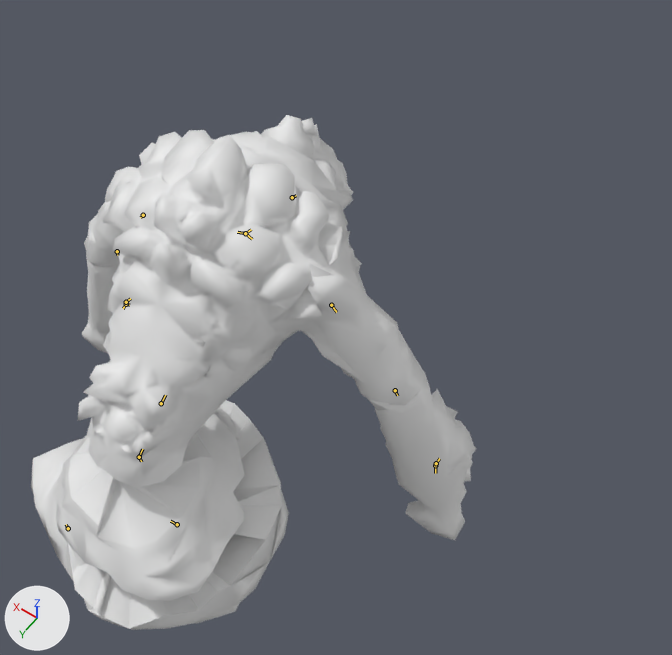
What one commit did to the Blender file assets-src/rooms/tavern/creature-clips/LavaSpawn.blend.
Both versions are drawn from a 50 mm lens placed at (-0.951, 1.17, 2.533), pointed at (-0.169, 0.076, 0.814). Lighting does not change. The marker at lower left points along +X, +Y and +Z. The picture after the commit comes second. Both versions are drawn at frame 14 of the action 'SitSlap'; the numbers are the values there. The bones that bend it are drawn over the model as lines.

The first picture shows 'LavaSpawnSourceMesh'.
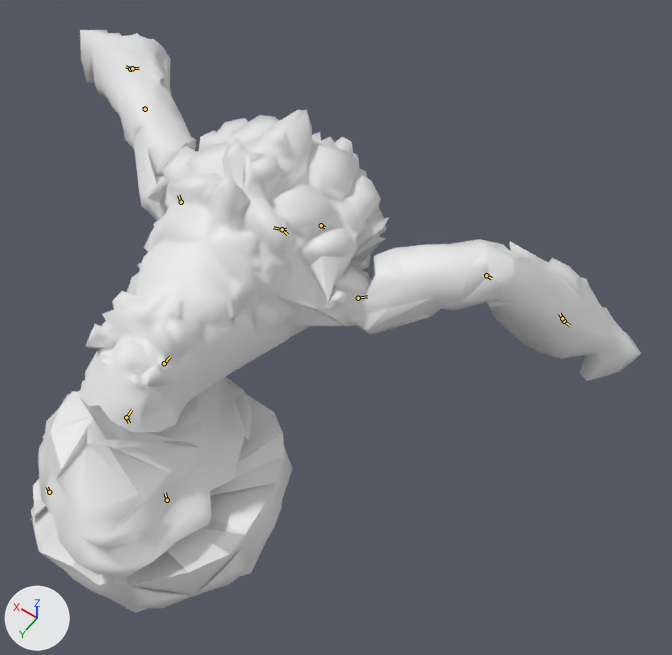
Location of each change, [x1, y1, x2, y2] in pixels of the pictures (672 x 655 px):
'LavaSpawnSourceMesh', posed (37% wider, 13% taller)
    before: [31, 115, 476, 630]
    after: [31, 30, 641, 613]
bone 'master', root to tip
    before: (68, 528) to (66, 524)
    after: (49, 492) to (47, 487)
bone 'tail1', root to tip
    before: (139, 457) to (141, 461)
    after: (126, 417) to (129, 423)
bone 'tail2', root to tip
    before: (177, 524) to (170, 521)
    after: (167, 500) to (165, 493)
bone 'spine', root to tip
    before: (139, 457) to (142, 449)
    after: (126, 417) to (132, 409)
bone 'chest', root to tip
    before: (161, 403) to (165, 395)
    after: (164, 363) to (170, 356)
bone 'head', root to tip
    before: (292, 197) to (296, 195)
    after: (321, 225) to (325, 227)
bone 'arm1.L', root to tip
    before: (143, 215) to (140, 217)
    after: (181, 202) to (178, 195)
bone 'arm2.L', root to tip
    before: (117, 251) to (117, 255)
    after: (145, 109) to (144, 106)
bone 'arm1.R', root to tip
    before: (331, 305) to (336, 312)
    after: (358, 298) to (367, 296)
bone 'arm2.R', root to tip
    before: (395, 390) to (397, 395)
    after: (486, 275) to (491, 278)

Patch to the scene script:
```diff
--- a/assets-src/rooms/tavern/creature-clips/LavaSpawn.blend.py
+++ b/assets-src/rooms/tavern/creature-clips/LavaSpawn.blend.py
@@ bone_master @@
 bone_master = bpy.data.objects['LavaSpawn'].pose.bones['master']
-bone_master.location = (0.0, 0.381, 0.241)
+bone_master.location = (0.0, 0.539, 0.241)
@@ bone_tail1 @@
 bone_tail1 = bpy.data.objects['LavaSpawn'].pose.bones['tail1']  # child of 'master'
-bone_tail1.rotation_quaternion = (0.383, 0.0, -0.918, 0.101)  # degrees (15, -135, -6)
+bone_tail1.rotation_quaternion = (0.577, 0.0, -0.812, 0.09)  # degrees (25, -110, -17)
@@ bone_tail2 @@
 bone_tail2 = bpy.data.objects['LavaSpawn'].pose.bones['tail2']  # child of 'tail1'
-bone_tail2.rotation_quaternion = (0.301, 0.0, 0.0, 0.954)  # degrees (0, 0, 145)
+bone_tail2.rotation_quaternion = (0.449, 0.0, 0.0, 0.893)  # degrees (0, 0, 127)
@@ bone_spine @@
 bone_spine = bpy.data.objects['LavaSpawn'].pose.bones['spine']  # child of 'master'
-bone_spine.rotation_quaternion = (1.0, 0.0, 0.0, 0.0)  # degrees (0, 0, 0)
+bone_spine.rotation_quaternion = (0.975, -0.224, 0.0, 0.0)  # degrees (-26, 0, 0)
@@ bone_chest @@
 bone_chest = bpy.data.objects['LavaSpawn'].pose.bones['chest']  # child of 'spine'
-bone_chest.rotation_quaternion = (0.999, 0.0, 0.018, 0.028)  # degrees (0, 2, 3)
+bone_chest.rotation_quaternion = (1.0, 0.013, 0.0, 0.0)  # degrees (2, 0, 0)
@@ bone_head @@
 bone_head = bpy.data.objects['LavaSpawn'].pose.bones['head']  # child of 'neck'
-bone_head.rotation_quaternion = (1.0, 0.0, 0.0, 0.0)  # degrees (0, 0, 0)
+bone_head.rotation_quaternion = (0.987, 0.0, 0.131, -0.096)  # degrees (-1, 15, -11)
@@ bone_arm1_l @@
 bone_arm1_l = bpy.data.objects['LavaSpawn'].pose.bones['arm1.L']  # child of 'shoulder.L'
-bone_arm1_l.rotation_quaternion = (0.976, -0.026, -0.118, -0.179)  # degrees (-1, -14, -21)
+bone_arm1_l.rotation_quaternion = (0.677, 0.578, -0.199, -0.41)  # degrees (75, 12, -53)
@@ bone_arm2_l @@
 bone_arm2_l = bpy.data.objects['LavaSpawn'].pose.bones['arm2.L']  # child of 'arm1.L'
-bone_arm2_l.rotation_quaternion = (0.924, -0.057, 0.107, 0.363)  # degrees (-2, 14, 43)
+bone_arm2_l.rotation_quaternion = (0.928, -0.197, 0.05, 0.313)  # degrees (-20, 12, 35)
@@ bone_arm1_r @@
 bone_arm1_r = bpy.data.objects['LavaSpawn'].pose.bones['arm1.R']  # child of 'shoulder.R'
-bone_arm1_r.rotation_quaternion = (0.976, -0.163, 0.118, 0.079)  # degrees (-18, 15, 7)
+bone_arm1_r.rotation_quaternion = (0.658, -0.014, 0.2, 0.725)  # degrees (16, 16, 98)
@@ bone_arm2_r @@
 bone_arm2_r = bpy.data.objects['LavaSpawn'].pose.bones['arm2.R']  # child of 'arm1.R'
-bone_arm2_r.rotation_quaternion = (0.924, -0.364, -0.107, 0.052)  # degrees (-44, -9, 10)
+bone_arm2_r.rotation_quaternion = (0.899, -0.147, 0.049, 0.41)  # degrees (-13, 12, 48)
```
